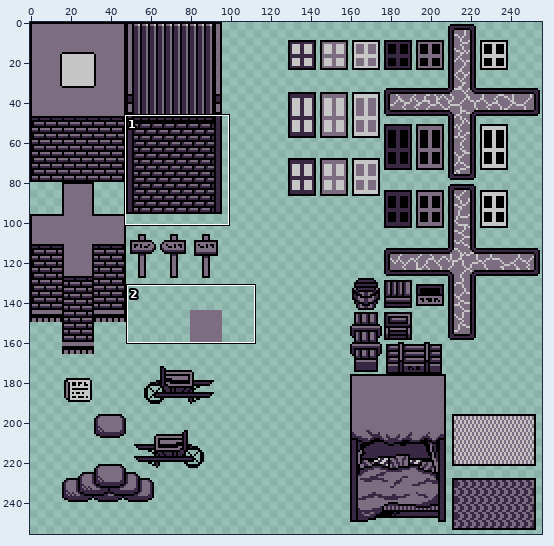
A pixel-art file gets an edit: Art/Tilesets/Stingaree2.aseprite. Above, an overview of the earlier version with the close-up marked.
Close-up. Before:
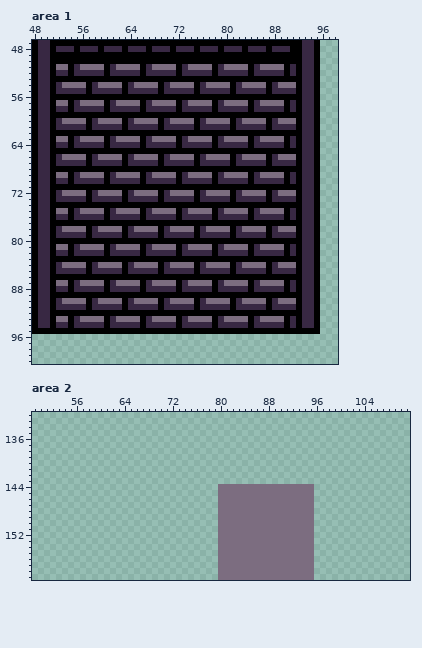
256x256 pixels, 1 frame. Shown: area 1: x 48..98, y 47..100; area 2: x 49..111, y 132..159.
Once edited:
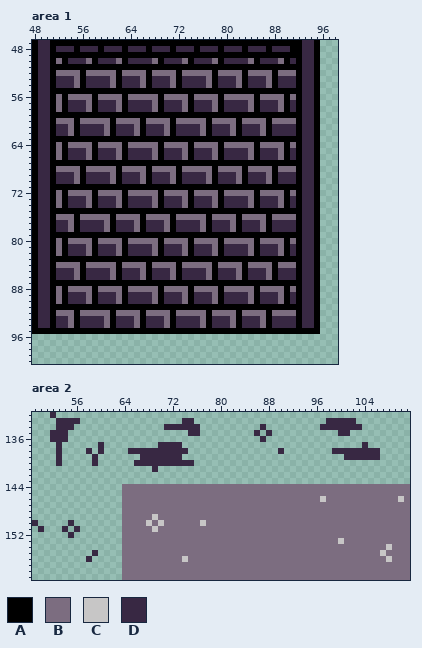
Palette (. is transparent): A #000000  B #7c6d80  C #c7c6c6  D #382843
Changes in this commit:
Changed rows in their new state; - is an unchanged pixel.
Area 1:
first column x 52:
 50 B-DDDB-DDDB-DDDDB-DDDB-DDDB-DDDDB-DDDB-D
 51 AA-AAAAA-AAAAA-AAAAA-AAAAA-AAAAA-AAAAA-A
 52 BBBBABBBBBABBBBABBBB-BBBBB-BBBBABBBBABBB
 53 DDDB-DDDDB-DDDB-DDDB-DDDDB-DDDB-DDDB-DDD
 54 -DD-AD-DD-AD-D-ADD--ADDD--ADDDBADDDBADDD
 55 AAAAA-AAAAA-AAAAA-AAAAA-AAAAA-AAAAA-AAAA
 56 B-BBBB-BBBB-BBBBB-BBBB-BBBB-BBBBB-BBBB-B
 57 -AD-D-ADD--ADDD--ADDDBADDDBADDDDBADDD---
 58 BAD--BA-D-BA--D-BA--DBA---BA----BA---B--
 60 B--A-BB--A-BB-A--BBA---BBA---BA-----B---
 61 --BA-D--BA-D-BA--DBA---DBA---BA---B-----
 62 DDB-DDDDB-DDDB-DDDB-DDDDB-DDDB-DDDB-DDDD
 63 AA-AAAAA-AAAAA-AAAAA-AAAAA-AAAAA-AAAAA-A
 64 BABBBBABBBBABBBBBABBBBABBBBABBBBBABBBB-B
 65 B-DDDB-DDDB-DDDDB-DDDB-DDDB-DDDDB-DDDB-D
 66 BADDDBADDD---DDD---DD-AD-D-ADD-D-ADD--AD
 67 AAAAA-AAAAA-AAAAA-AAAAA-AAAAA-AAAAA-AAAA
 68 BBBB-BBBBB-BBBB-BBBB-BBBBB-BBBB-BBBB-BBB
 69 DDDBADDDDBADDDBADDD---DDD---DD-AD-D-ADD-
 70 --DBA---DBA---BA---B-----B----BAD--BA-D-
 72 BA---BA-----B-----B---ABB--A-BB--A-BB-A-
 73 BA---BA---B-----B----BAD--BA-D--BA-D-BA-
 74 B-DDDB-DDDB-DDDDB-DDDB-DDDB-DDDDB-DDDB-D
 75 AA-AAAAA-AAAAA-AAAAA-AAAAA-AAAAA-AAAAA-A
 76 BBBABBBBBABBBB-BBBBABBBBBABBBBABBBBABBBB
 77 DDB-DDDDB-DDDB-DDDB-DDDDB-DDDB-DDDB-DDDD
 78 -D-ADD-D-ADD--ADDDBADDDDBADDDBADDD---DDD
 79 AAAAA-AAAAA-AAAAA-AAAAA-AAAAA-AAAAA-AAAA
 80 B-BBBB-BBBB-BBBBB-BBBB-BBBB-BBBBB-BBBB-B
 81 -AD-D-ADD--ADDD--ADDDBADDDBADDDDBADDD---
 82 BAD--BA-D-BA--D-BA--DBA---BA----BA---B--
 84 B---ABB---ABB--A-BB-A--BB-A--BBA---BA---
 85 ---BAD---BAD--BA-D-BA--D-BA--DBA---BA---
 86 DDDB-DDDDB-DDDB-DDDB-DDDDB-DDDB-DDDB-DDD
 87 AA-AAAAA-AAAAA-AAAAA-AAAAA-AAAAA-AAAAA-A
 88 BABBBBABBBBABBBBBABBBBABBBBABBBBBABBBB-B
 89 B-DDDB-DDDB-DDDDB-DDDB-DDDB-DDDDB-DDDB-D
 90 BADDDBADDD---DDD---DD-AD-D-ADD-D-ADD--AD
 91 AAAAA-AAAAA-AAAAA-AAAAA-AAAAA-AAAAA-AAAA
 92 BBB-BBBBB-BBBB-BBBB-BBBBB-BBBB-BBBB-BBBB
 93 DDBADDDDBADDD---DD-AD-DD-AD-D-ADD--ADDD-
 94 --BA----BA---B----BAD---BAD--BA-D-BA--D-
Area 2:
first column x 49:
132 ---D-----------------------------------------------------------
133 ----DDDD-----------------DD----------------------DDDDD---------
134 ----DDD---------------DDDDDD----------D---------DDDDDDD--------
135 ---DDD--------------------DD---------D-D-----------DD----------
136 ---DDD--------------------------------D------------------------
137 ----D------D---------DDDD------------------------------D-------
138 ----D----D-D----DDDDDDDDDD---------------D--------DDDDDDDD-----
139 ----D-----D-------DDDDDDD---------------------------DDDDDD-----
140 ----D-----D------DDDDDDDDDD------------------------------------
141 --------------------D------------------------------------------
144 ---------------BBBBBBBBBBBBBBBB----------------BBBBBBBBBBBBBBBB
145 ---------------BBBBBBBBBBBBBBBB----------------BBBBBBBBBBBBBBBB
146 ---------------BBBBBBBBBBBBBBBB----------------BCBBBBBBBBBBBBCB
147 ---------------BBBBBBBBBBBBBBBB----------------BBBBBBBBBBBBBBBB
148 ---------------BBBBBBBBBBBBBBBB----------------BBBBBBBBBBBBBBBB
149 ---------------BBBBBCBBBBBBBBBB----------------BBBBBBBBBBBBBBBB
150 D-----D--------BBBBCBCBBBBBBCBB----------------BBBBBBBBBBBBBBBB
151 -D---D-D-------BBBBBCBBBBBBBBBB----------------BBBBBBBBBBBBBBBB
152 ------D--------BBBBBBBBBBBBBBBB----------------BBBBBBBBBBBBBBBB
153 ---------------BBBBBBBBBBBBBBBB----------------BBBBCBBBBBBBBBBB
154 ---------------BBBBBBBBBBBBBBBB----------------BBBBBBBBBBBBCBBB
155 ----------D----BBBBBBBBBBBBBBBB----------------BBBBBBBBBBBCBBBB
156 ---------D-----BBBBBBBBBBCBBBBB----------------BBBBBBBBBBBBCBBB
157 ---------------BBBBBBBBBBBBBBBB----------------BBBBBBBBBBBBBBBB
158 ---------------BBBBBBBBBBBBBBBB----------------BBBBBBBBBBBBBBBB
159 ---------------BBBBBBBBBBBBBBBB----------------BBBBBBBBBBBBBBBB
Pixel boxes of the changes (left, top, right, bottom) in both close-ups:
changed: (56, 58, 296, 328)
added: (50, 412, 104, 466)
added: (122, 418, 218, 580)
added: (320, 418, 380, 460)
added: (254, 424, 284, 454)
added: (314, 484, 410, 580)
added: (32, 520, 98, 562)
